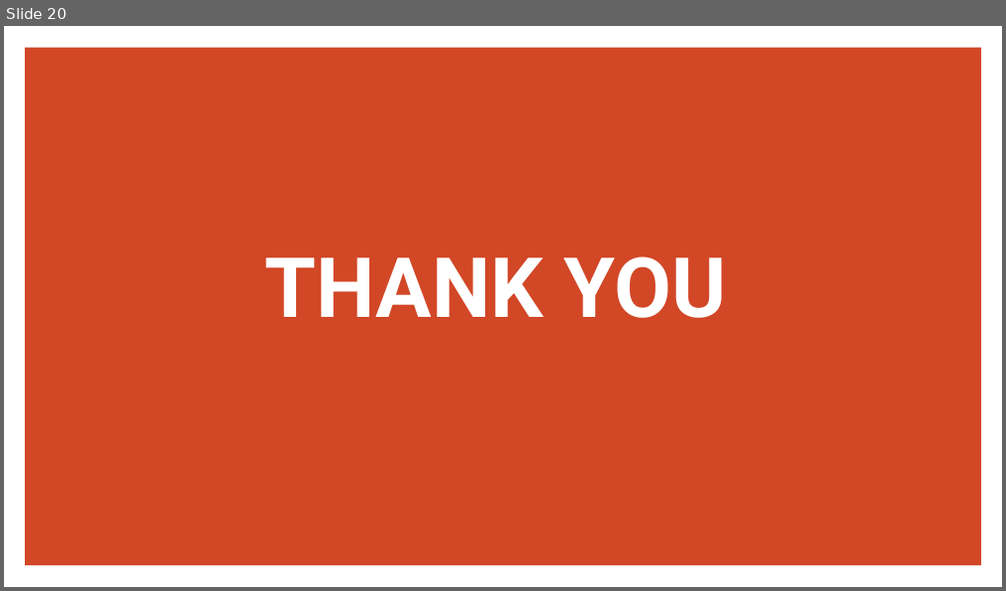
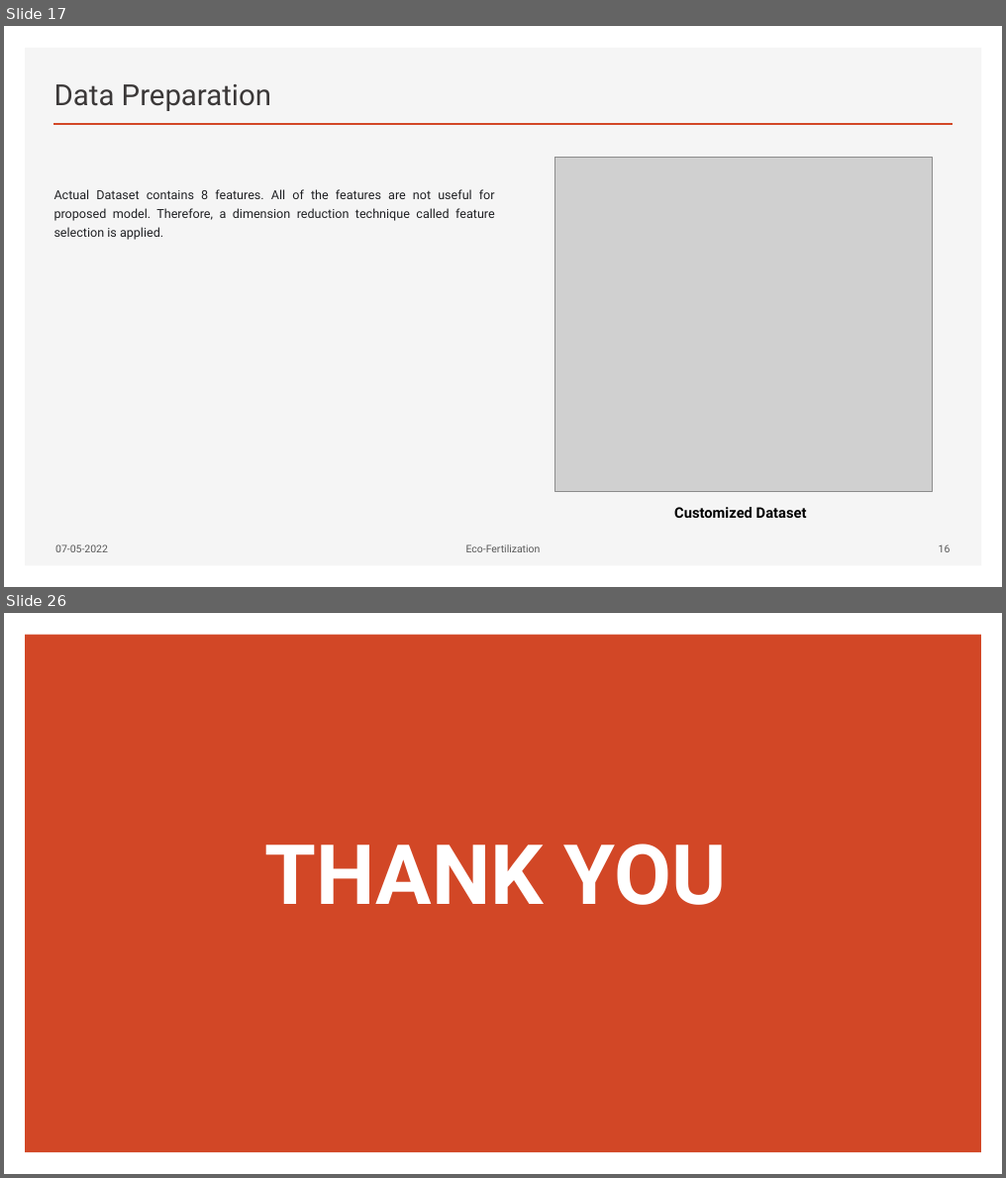
Before and after one commit to Gekko12/Eco-fertilization, a slide deck: EcoFertilization.pptx. Shown one above the other, each under a label of ours: slide 20 before the commit, slides 17 and 26 after it; the slides between them are not shown. The pictures are 1006x591 and 1006x1178 pixels, drawn with LibreOffice and Linux fonts; fonts in the diff are those of the drawing; grey boxes stand for pictures. Boxes give left, top, right and bottom in pixels: in the first picture for what was removed or moved away, otherwise in the second. Text is boxed around its words. In the diff, an @@ line names an element or a change of style, - is before the commit and + after.

```diff
--- a/EcoFertilization.pptx
+++ b/EcoFertilization.pptx
@@ slide 17 added at bbox=[4, 26, 1002, 587], background #FFFFFF @@
@@ rectangle added at bbox=[25, 48, 982, 567], fill #F5F5F5 @@
@@ title added at bbox=[54, 84, 271, 111], 28 pt, text #3B3838 @@
+Data Preparation
@@ line added from (54, 124) to (952, 124), #D24726 2 pt @@
@@ picture added at bbox=[555, 157, 932, 491] @@
@@ text added at bbox=[54, 189, 495, 240], 12 pt, text #202124 @@
+Actual Dataset contains 8 features. All of the features are not useful for proposed model. Therefore, a dimension reduction technique called feature selection is applied.
@@ text added at bbox=[674, 507, 807, 518], 14 pt, text #000000, bold @@
+Customized Dataset
@@ text added at bbox=[55, 545, 108, 553], 10 pt, text #595959 @@
+07-05-2022
@@ text added at bbox=[466, 545, 541, 553], 10 pt, text #595959 @@
+Eco-Fertilization
@@ page number added at bbox=[939, 545, 950, 553], 10 pt, text #595959 @@
+16
@@ what was slide 20 is now slide 26 @@
```
Also in this commit, not shown: 18 slides changed, 6 other slides added, 1 slide removed.
